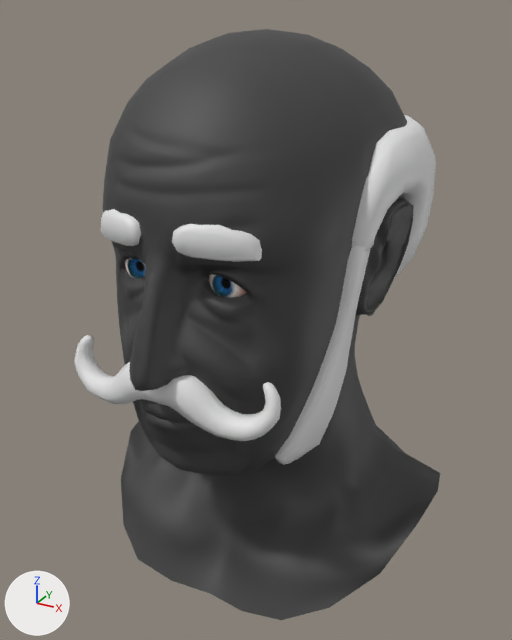
The Blender file Heads/Police/Human/Males/Thin/Type1/Head_Police_Human_Male_Thin_Type1.1.blend, before and after one commit.
Rendered twice from a camera (50 mm lens) standing at (0.197, -0.38, 1.893) and looking at (0.0, -0.021, 1.713). The lights are fixed; the arrows at lower left show +X, +Y and +Z. The first picture is the older version.

In view in the first picture: 'Head_Police_Human_Thin_Type1.1'.
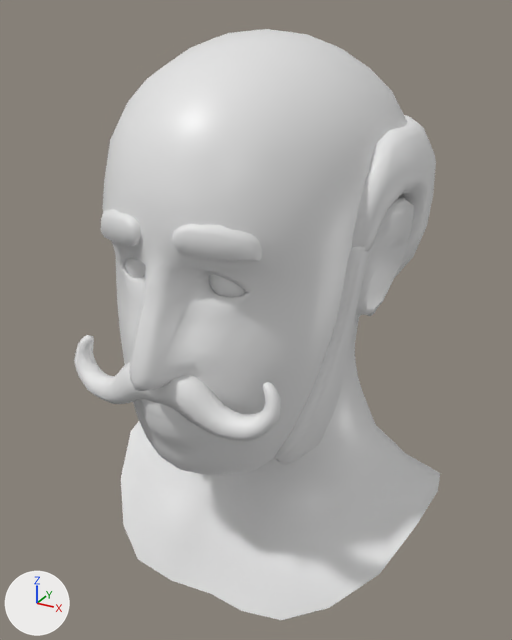
Location of each change, [x1, y1, x2, y2] in pixels of the pictures (512 x 640 px):
'Head_Police_Human_Thin_Type1.1', surface changed, recoloured (grey to white): [81, 29, 440, 620] in both
part 1 of me_head_police_human_thin_type1_1, recoloured (grey to white): [103, 29, 440, 620] in both

What changed in the scene script:
```text
Change mat_material_head_human_teeth_eyes:
    where n0 = _N.new('ShaderNodeBsdfPrincipled'); n0.name = 'Principled BSDF'
    n0.inputs[2].default_value: 1.0 -> 0.4  # 'Roughness'
    remove n2 = _N.new('ShaderNodeTexImage'); n2.name = 'Image Texture'
    remove n2.image = img_texture_head_human_teeth_eyes_cmap__png
    remove n3 = _N.new('ShaderNodeTexImage'); n3.name = 'Image Texture.001'
    remove n3.image = img_texture_head_human_teeth_eyes_nmap_png
    remove n4 = _N.new('ShaderNodeNormalMap'); n4.name = 'Normal Map'
    remove _L.new(n2.outputs[0], n0.inputs[0])  # 'Color' to 'Base Color'
    remove _L.new(n3.outputs[0], n4.inputs[1])  # 'Color' to 'Color'
    remove _L.new(n4.outputs[0], n0.inputs[5])  # 'Normal' to 'Normal'
    remove _L.new(n2.outputs[1], n0.inputs[4])  # 'Alpha' to 'Alpha'
Change mat_material_head_human_teeth_eyes_001:
    where n0 = _N.new('ShaderNodeBsdfPrincipled'); n0.name = 'Principled BSDF'
    n0.inputs[2].default_value: 1.0 -> 0.4  # 'Roughness'
    remove n2 = _N.new('ShaderNodeTexImage'); n2.name = 'Image Texture'
    remove n2.image = img_texture_head_human_teeth_eyes_cmap__png
    remove n3 = _N.new('ShaderNodeTexImage'); n3.name = 'Image Texture.001'
    remove n3.image = img_texture_head_human_teeth_eyes_nmap_png
    remove n4 = _N.new('ShaderNodeNormalMap'); n4.name = 'Normal Map'
    remove _L.new(n2.outputs[0], n0.inputs[0])  # 'Color' to 'Base Color'
    remove _L.new(n3.outputs[0], n4.inputs[1])  # 'Color' to 'Color'
    remove _L.new(n4.outputs[0], n0.inputs[5])  # 'Normal' to 'Normal'
    remove _L.new(n2.outputs[1], n0.inputs[4])  # 'Alpha' to 'Alpha'
Add mat_material_head_police_human_male_thin_type1_1:
    mat_material_head_police_human_male_thin_type1_1 = principled_material('Material_Head_Police_Human_Male_Thin_Type1.1')
    mat_material_head_police_human_male_thin_type1_1.base_color = (0.8, 0.8, 0.8)  # white #e7e7e7
    mat_material_head_police_human_male_thin_type1_1.roughness = 0.4
Change me_head_police_human_thin_type1_1:
    where me_head_police_human_thin_type1_1.from_pydata(...)  # 2560 vertices, 2382 faces; spans x -0.117..0.117, y -0.149..0.085, z 1.453..1.749
    used by ob_head_police_human_thin_type1_1; location = (0.0, 0.0122, -0.1313); scale = (1.0, 1.05, 1.15)
    me_head_police_human_thin_type1_1 part 1: all 1156 faces that had it switch from mat_material_head_police_human_thin_type1_1 to mat_material_head_police_human_male_thin_type1_1 (white #e7e7e7)
```
